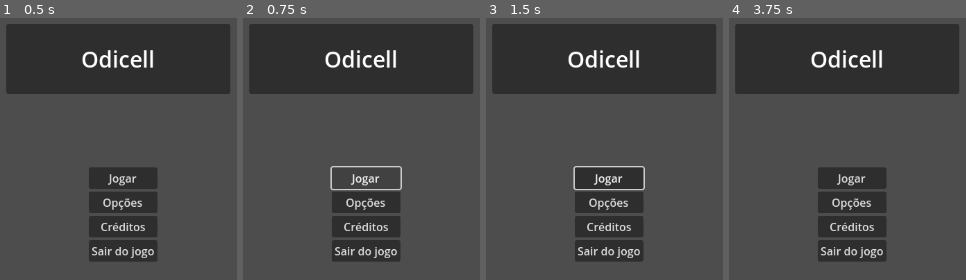
Above: before the commit, frames 1-4 (left to right).
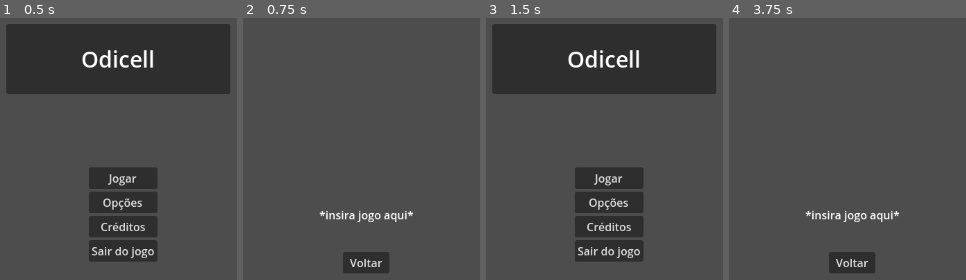
Above: after the commit, the same moments.

Repository: qfaxas/alpha_odicell
Game: Godot game, scene res://cenas/menu_principal.tscn
Same seed, same stepped clock (60 frames per second), same inputs: the game is played once before the commit and once after it.
Inputs (mouse positions are in pixels of both pictures, inside the frame that each line leads up to):
- Up to frame 1 (0.5 s): no input
- Up to frame 2 (0.75 s): click "Jogar" at 0.5 s
- Up to frame 3 (1.5 s): click (609, 261) at 1.25 s, where only the run after the commit has a clickable "Voltar"
- Up to frame 4 (3.75 s): click "Jogar" at 2 s; click (852, 201) at 2.75 s, where only the run before the commit has a clickable "Opções"; click (852, 177) at 3.5 s, where only the run before the commit has a clickable "Volume"

Frame 1 is identical in both runs. In frame 2, 33% of the frame differs, in the area x 2-98%, y 2-98%; in frame 3, 0.5%; in frame 4, 34%.

Commit message:
placeholder de cena

Diff:
--- a/cenas/cena_2.tscn
+++ b/cenas/cena_2.tscn
@@ -1,4 +1,6 @@
-[gd_scene format=3 uid="uid://mjylardyl2jy"]
+[gd_scene load_steps=2 format=3 uid="uid://mjylardyl2jy"]
+
+[ext_resource type="Script" path="res://scripts/cena_2.gd" id="1_bmyy6"]
 
 [node name="cena_2" type="Control"]
 layout_mode = 3
@@ -7,6 +9,7 @@
 anchor_bottom = 1.0
 grow_horizontal = 2
 grow_vertical = 2
+script = ExtResource("1_bmyy6")
 
 [node name="Label" type="Label" parent="."]
 layout_mode = 1
@@ -21,12 +24,14 @@
 offset_bottom = 11.5
 grow_horizontal = 2
 grow_vertical = 2
-text = "cena 2"
+text = "*insira jogo aqui*"
 
-[node name="Button" type="Button" parent="."]
+[node name="voltar" type="Button" parent="."]
 layout_mode = 0
 offset_left = 542.0
 offset_top = 378.0
 offset_right = 609.0
 offset_bottom = 409.0
-text = "botao 2"
+text = "Voltar"
+
+[connection signal="pressed" from="voltar" to="." method="_on_button_pressed"]
--- /dev/null
+++ b/scripts/cena_2.gd
@@ -0,0 +1,4 @@
+extends Control
+
+func _on_button_pressed():
+	get_tree().change_scene_to_file("res://cenas/menu_principal.tscn")
--- a/scripts/menu_principal.gd
+++ b/scripts/menu_principal.gd
@@ -3,7 +3,7 @@
 
 
 func _on_play_button_pressed():
-	pass # Replace with function body.
+	get_tree().change_scene_to_file("res://cenas/cena_2.tscn")
 
 
 func _on_options_button_pressed():
